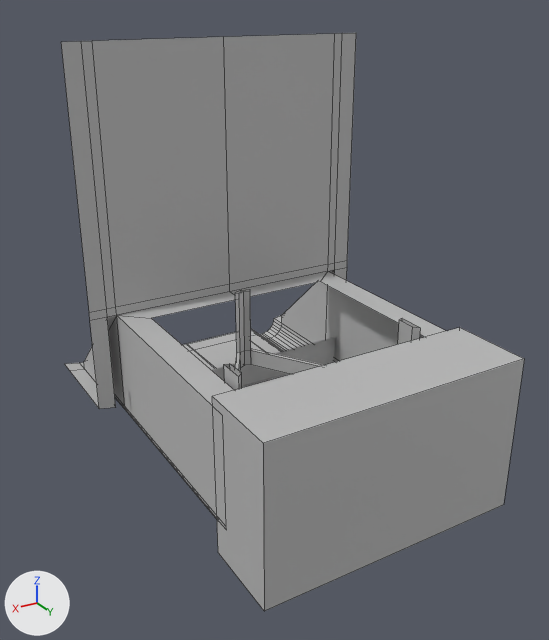
One commit to the FBX model VR Bowling/Assets/Art/Models/Pinbak.fbx: the scene before it, then after it.
Camera for both pictures: a 50 mm camera at (2.02, 3.36, 2.32) aimed at (0.04, 0.07, 0.67). Every picture has the same lights, and +X, +Y and +Z are marked at lower left. Mesh edges are drawn as thin lines on the coarser meshes. Where no turn or scale is listed for an object, it has been applied to the vertices.

Objects in the first picture: 'Guard', 'PinBak', 'Track', 'pCube11', 'pCube12'.
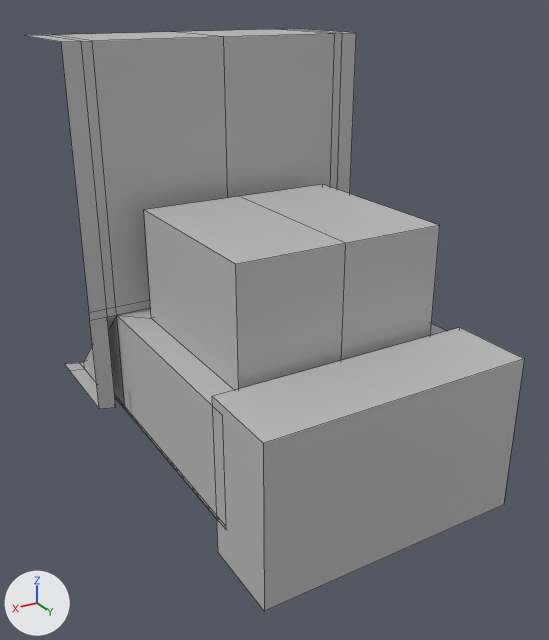
Changed parts and their boxes (x1, y1, x2, y2) in the pictures (549 x 640 px):
```json
{"object": "PinBak", "change": "reshaped", "before": [61, 33, 445, 519], "after": [27, 29, 445, 519], "on screen": "9% wider"}
{"part": 1, "of": "me_mesh_003", "change": "added", "after": [144, 184, 440, 390]}
{"part": 2, "of": "me_mesh_003", "change": "added", "after": [27, 29, 352, 42]}
{"object": "pCube12", "change": "unchanged, covered by the edit", "before": [224, 290, 421, 390]}
{"object": "Guard", "change": "unchanged, covered by the edit", "before": [129, 337, 336, 411]}
{"object": "Track", "change": "unchanged, covered by the edit", "before": [183, 329, 291, 388]}
```

Scene script edits in JSON lines:
```json
{"block": "me_mesh_003", "where": "me_mesh_003.from_pydata(...)  # 170 vertices, 126 faces; spans x -0.89..0.89, y -1.23..0.78, z -0.06..2.11"}
{"block": "me_mesh_003", "where": "# used by ob_pinbak; location = (0.0, 0.0, -0.008)"}
{"block": "me_mesh_003", "where": "# verts and faces of me_mesh_003; kept vertices keep their numbers, new ones are numbered from 170"}
{"block": "me_mesh_003", "where": "# before: 77 (-0.58, 0.64, 0.64), 78 (-0.58, -0.4, 0.64) at pixel (320, 281), 84 (0.0, 0.64, 0.64), 85 (0.0, -0.4, 0.64), 159 (0.58, 0.64, 0.64)"}
{"block": "me_mesh_003", "where": "# before: 160 (0.58, -0.4, 0.64) at pixel (151, 318)"}
{"block": "me_mesh_003", "where": "# before: 163 (-0.79, -0.54, 2.11) at pixel (342, 33), 164 (-0.73, -0.54, 2.11) at pixel (334, 33), 165 (0.0, -0.54, 2.11) at pixel (223, 36), 166 (-0.89, -0.54, 2.11) at pixel (356, 32), 167 (0.79, -0.54, 2.11) at pixel (81, 41)"}
{"block": "me_mesh_003", "where": "# before: 168 (0.73, -0.54, 2.11) at pixel (92, 40), 169 (0.89, -0.54, 2.11) at pixel (61, 41)"}
{"block": "me_mesh_003", "change": "me_mesh_003 part 1"}
{"op": "add", "block": "me_mesh_003", "code": "for new, old in zip([*range(177, 183)], [77, 78, 84, 85, 159, 160]): verts[new] = verts[old] + (0.0, 0.0, 0.62)"}
{"op": "add", "block": "me_mesh_003", "code": "faces += [(77, 177, 178, 78), (77, 84, 179, 177), (78, 178, 180, 85), (159, 160, 182, 181), (84, 159, 181, 179), (85, 180, 182, 160)]"}
{"op": "add", "block": "me_mesh_003", "code": "faces += [(177, 179, 180, 178), (179, 181, 182, 180)]"}
{"block": "me_mesh_003", "change": "me_mesh_003 part 2"}
{"op": "add", "block": "me_mesh_003", "code": "for new, old in zip([*range(170, 177)], [*range(163, 170)]): verts[new] = verts[old] + (0.0, -0.69, 0.0)"}
{"op": "add", "block": "me_mesh_003", "code": "faces += [(163, 164, 171, 170), (164, 165, 172, 171), (163, 170, 173, 166), (167, 174, 175, 168), (165, 168, 175, 172), (167, 169, 176, 174)]"}
```
